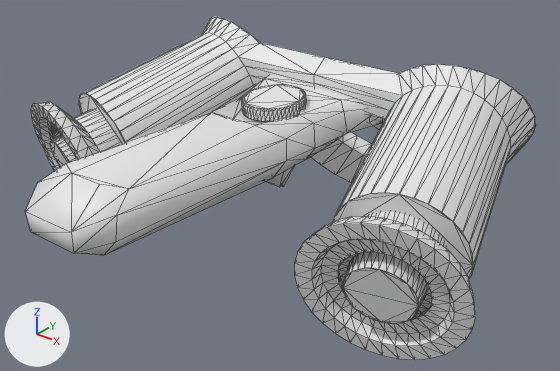
Two versions of the FBX model Assets/3D/Accelerator.FBX, one commit apart.
Before and after are seen from a camera (50 mm lens) standing at (0.01099, -0.0107, 0.00686) and looking at (0.00032, 0.00262, -0.0014). Lighting does not change. The marker at lower left points along +X, +Y and +Z. Mesh edges are drawn as thin lines. Where no turn or scale is listed for an object, it has been applied to the vertices.

Names of what the first picture shows: 'Vive_Accelerator'.
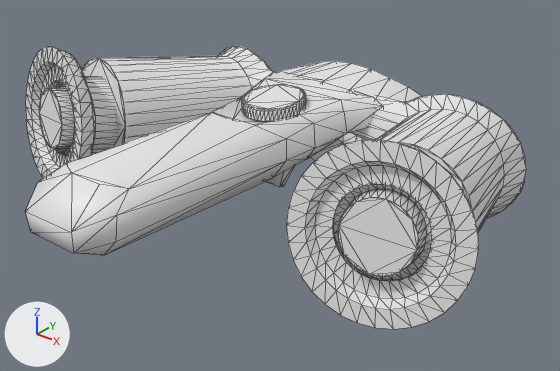
Patch to the scene script:
```diff
--- a/Assets/3D/Accelerator.FBX.py
+++ b/Assets/3D/Accelerator.FBX.py
@@ me_mesh @@
 me_mesh.from_pydata(...)  # 1173 vertices, 2322 faces; spans x -0.0064..0.0064, y -0.00297..0.00977, z -0.00386..0.00181
 # used by ob_vive_accelerator; location = (0.00012, -0.00074, -0.00006)
 # verts and faces of me_mesh; kept vertices keep their numbers, new ones are numbered from 1173
 # before: 852 (-0.00012, 0.00547, 0.00007), 854 (0.00068, 0.00544, -0.00035), 856 (-0.00162, 0.00544, 0.00071), 857 (0.00172, 0.00545, 0.00045), 865 (-0.00176, 0.00545, 0.00043)
 # before: 866 (0.00141, 0.00552, 0.00063), 881 (-0.00091, 0.00544, -0.00035), 1088 (-0.00169, 0.0053, 0.00046), 1091 (-0.00152, 0.00507, 0.00004), 1092 (-0.00083, 0.00546, 0.00072)
 # before: 1095 (-0.00064, 0.00524, 0.00008), 1096 (0.0, 0.00548, 0.00076), 1099 (0.0, 0.00525, 0.00011), 1100 (0.00083, 0.00546, 0.00072), 1103 (0.00064, 0.00524, 0.00008)
 # before: 1104 (0.00146, 0.00527, 0.00041), 1107 (0.00158, 0.0051, 0.00009) at pixel (369, 122)
+# me_mesh part 1: the loose piece of 320 vertices spanning x 0.003..0.0064, y 0.00015..0.00289, z -0.00299..0.00041 is deleted
+# me_mesh part 2: the loose piece of 320 vertices spanning x -0.0064..-0.003, y 0.00015..0.00289, z -0.00299..0.00041 is deleted
+# me_mesh part 3: the loose piece of 200 vertices spanning x -0.00579..0.00579, y 0.00141..0.00761, z -0.00237..0.00181 is deleted
+# me_mesh part 4
+for i in [854, 856, 881]: verts[i] += (0.0, 0.00002, 0.0)
+for i in [857, 865, 1088]: verts[i] += (0.0, 0.00001, 0.0)
+verts[852] = (-0.00012, 0.00546, 0.00007)  # moved
+verts[866] = (0.00141, 0.00546, 0.00063)  # moved, pixel (372, 96)
+verts[1091] = (-0.00152, 0.00531, 0.00004)  # moved
+verts[1092] = (-0.00083, 0.00532, 0.00072)  # moved, pixel (296, 76)
+verts[1100] = (0.00083, 0.00532, 0.00072)  # moved, pixel (349, 89)
+verts[1095] = (-0.00064, 0.00531, 0.00008)  # moved
+verts[1103] = (0.00064, 0.00531, 0.00008)  # moved
+verts[1096] = (0.0, 0.00532, 0.00076)  # moved, pixel (322, 81)
+verts[1099] = (0.0, 0.00531, 0.00011)  # moved
+verts[1104] = (0.00146, 0.00531, 0.00041)  # moved
+verts[1107] = (0.00158, 0.00531, 0.00009)  # moved
@@ me_mesh_001 @@
+me_mesh_001.from_pydata(...)  # 840 vertices, 1668 faces; spans x -0.0064..0.0064, y -0.00546..0.00146, z -0.00286..0.00164
@@ ob_jetpack @@
+ob_jetpack = bpy.data.objects.new('JetPack', me_mesh_001)
+ob_jetpack.location = (0.00012, 0.00469, 0.00011)
```

Boxes [x1, y1, x2, y2] around the edits, measured in the pictures (560 x 371 px; the box of a moved part takes in the faces that stretch with it):
'Vive_Accelerator', reshaped
    before: [25, 17, 536, 360]
    after: [25, 61, 422, 255]
'JetPack', added
    after: [26, 46, 526, 329]
part 1 of me_mesh, deleted
    before: [294, 212, 475, 360]
part 2 of me_mesh, deleted
    before: [31, 102, 121, 171]
part 3 of me_mesh, deleted
    before: [79, 17, 536, 279]
part 4 of me_mesh, moved or reshaped
    before: [265, 75, 385, 133]
    after: [265, 61, 408, 133]
